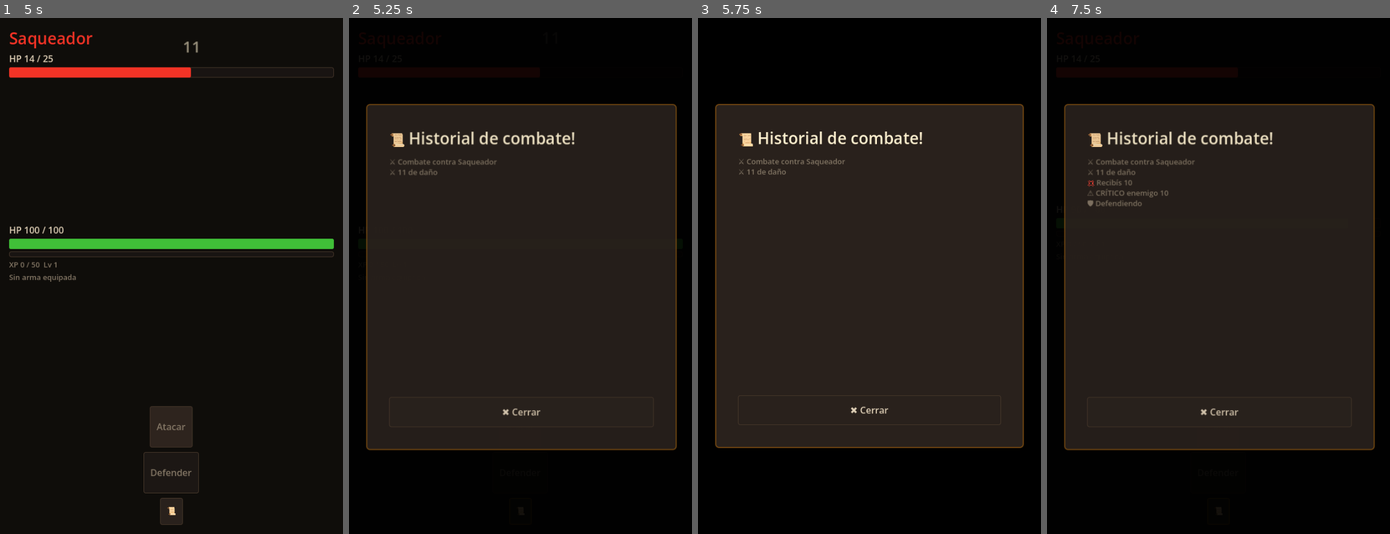
Above: before the commit, frames 1-4 (left to right).
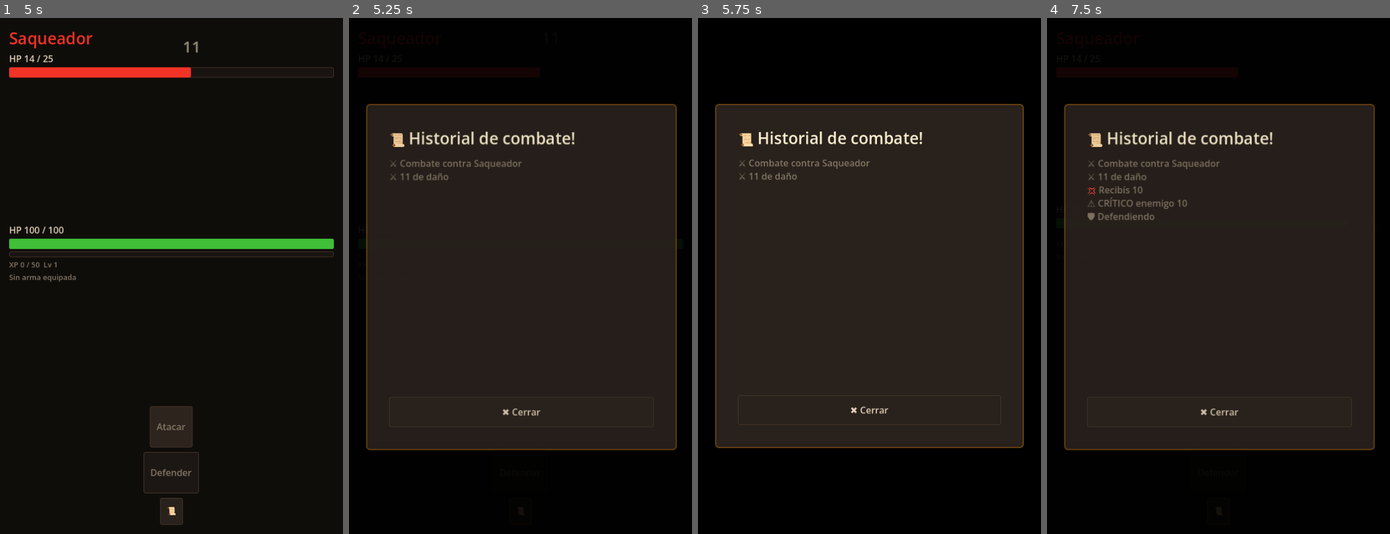
Above: after the commit, the same moments.

Repository: MirandaFrancoCBA/apocalypsheep
Game: Godot game, scene res://scenes/main_menu.tscn
Two runs of this game, one before a commit and one after it. Both use one fixed random seed, a clock stepped at 60 frames per second and the inputs below. Sound files missing from this copy of the repository are replaced by a short silence.
Inputs (mouse positions are in pixels of both pictures, inside the frame that each line leads up to):
- Up to frame 1 (5 s): tap Enter at 0.5 s; move the mouse to (246, 250) at 0.52 s; click (246, 250) at 0.67 s; click "Eliminar" at 1.25 s; click "Equipar" at 2 s; click "<- Volver" at 2.75 s; click "🏙 Ciudad destruida Ruinas inf…" at 3.5 s; click "Atacar" at 4.25 s
- Up to frame 2 (5.25 s): click "📜" at 5 s
- Up to frame 3 (5.75 s): no input
- Up to frame 4 (7.5 s): click "✖ Cerrar" at 5.75 s; click "Defender" at 6.5 s; click "📜" at 7.25 s

Frame 1 is identical in both runs. In frame 2, 0.4% of the frame differs, in the area x 12-51%, y 27-32%; in frame 3, 0.4%; in frame 4, 1.0%, in the area x 11-51%, y 27-40%.

Commit message:
Fix: keep combat history readable on mobile

Diff:
--- a/scripts/ui/combat_history_popup.gd
+++ b/scripts/ui/combat_history_popup.gd
@@ -73,7 +73,7 @@
 	label_header.text = "📜 Historial de combate!"
 
 	label_log.add_theme_color_override("default_color",        ThemeManager.C_TEXT_DIM)
-	label_log.add_theme_font_size_override("normal_font_size", ThemeManager.FONT_SMALL)
+	label_log.add_theme_font_size_override("normal_font_size", ThemeManager.FONT_BODY)
 
 	ThemeManager.apply_button_secondary(button_close)
 	button_close.custom_minimum_size = Vector2(0, 52)
